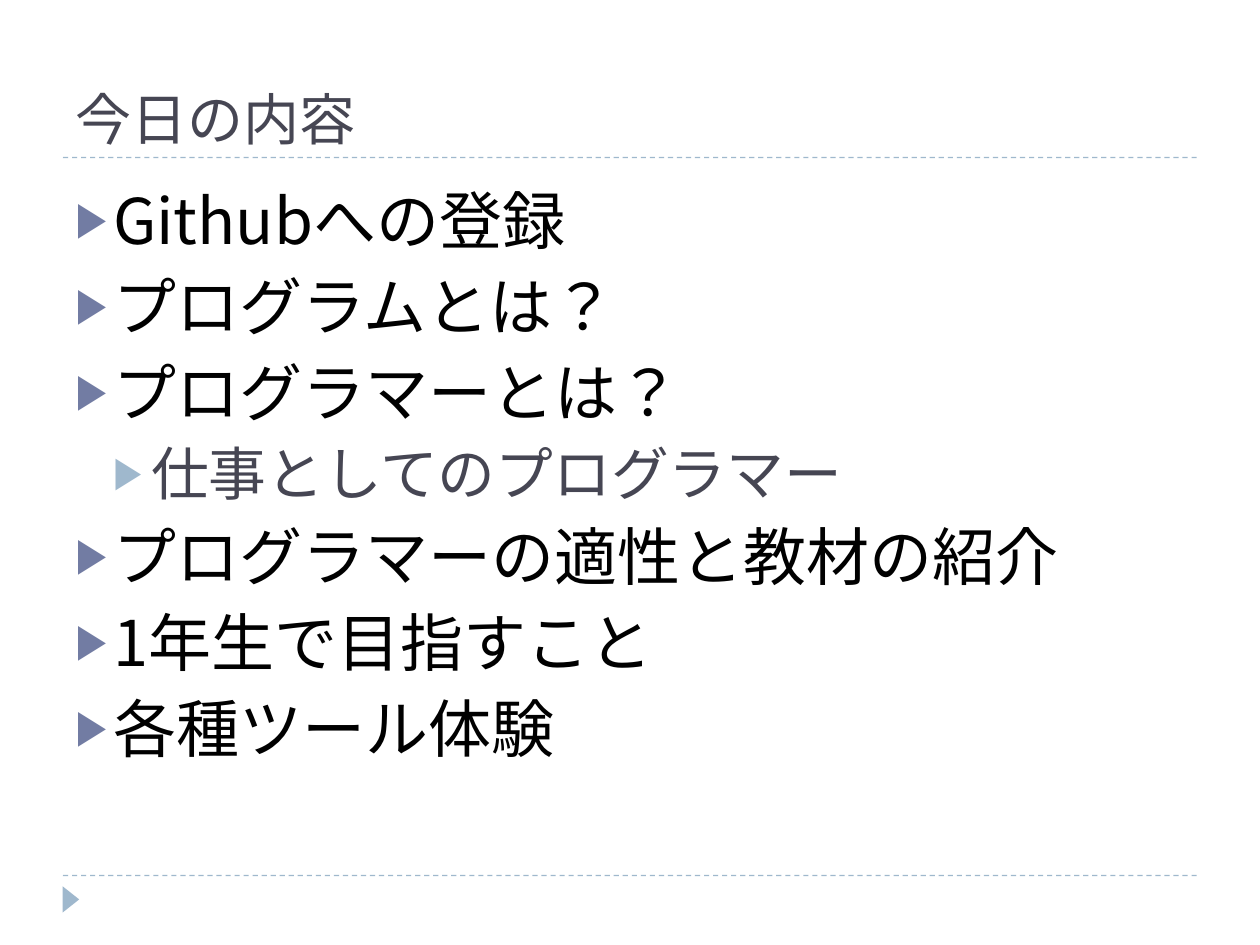
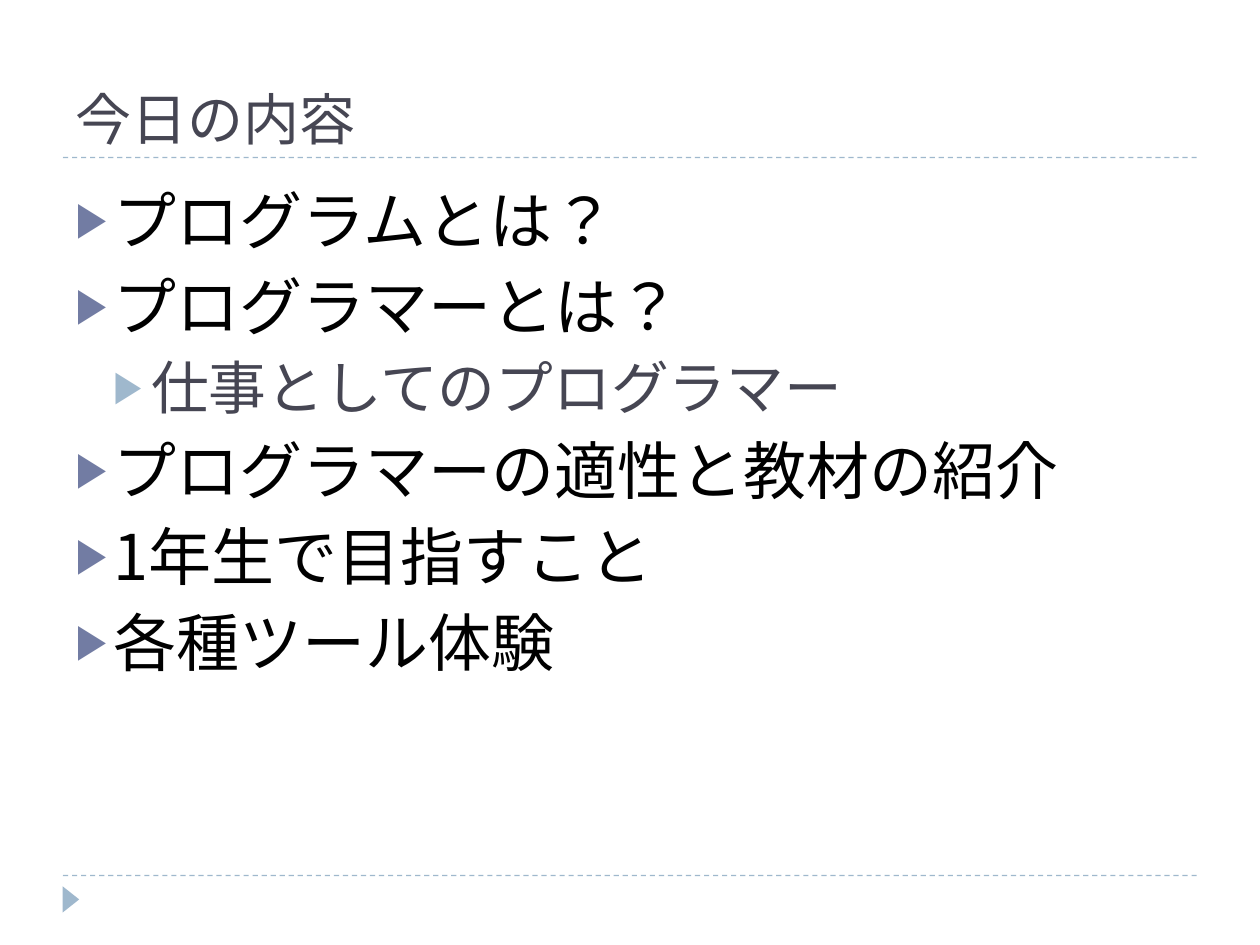
Before and after one commit to tanakaedu/dat161-haru, a slide deck: slide 2 of 00_2016.1.pptx. Drawn at 1260x945 pixels with LibreOffice and Linux fonts; fonts in the diff are those of the drawing. Boxes give left, top, right and bottom in pixels: in the first picture for what was removed or moved away, otherwise in the second. Text is boxed around its words. In the diff, an @@ line names an element or a change of style, - is before the commit and + after.

```diff
--- a/00_2016.1.pptx
+++ b/00_2016.1.pptx
@@ text at box(113, 191, 565, 249): paragraph removed @@
-▶ Githubへの登録
```
Also in this commit, not shown: 3 other slides changed, 1 slide added.
